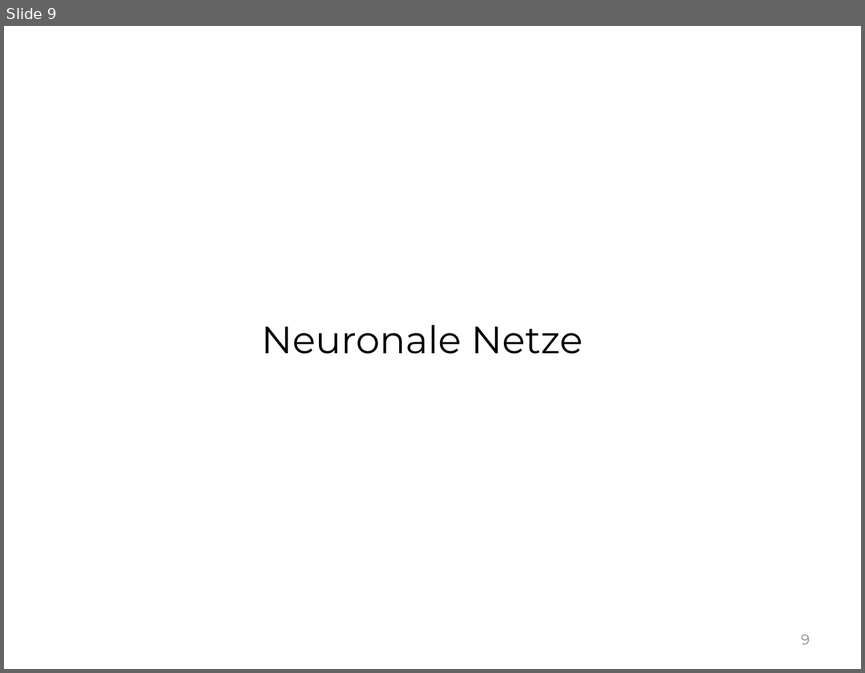
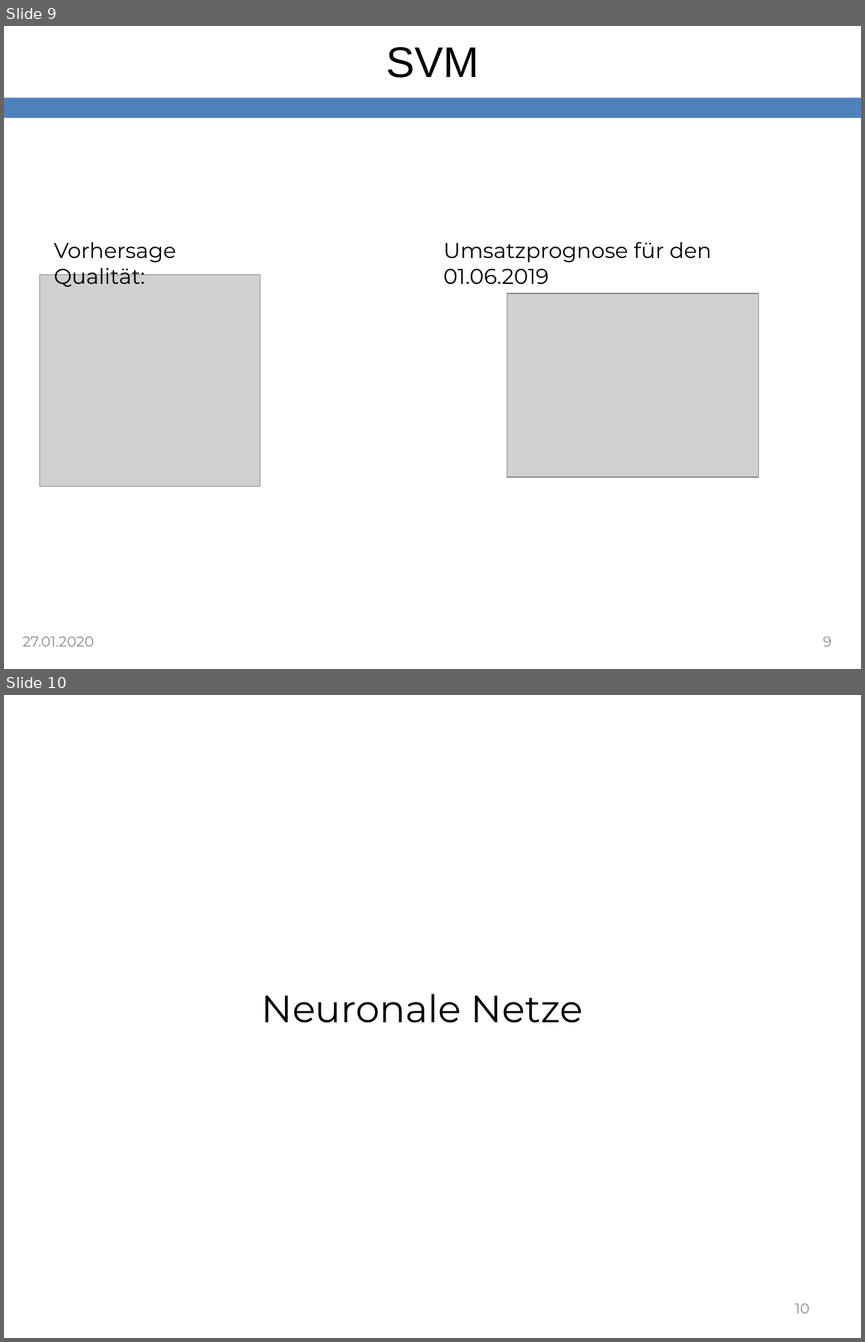
Before and after one commit to SvenjaDrewanz/Gruppe-4, a slide deck: Vortrag/Vortrag_OpenCampus_01.ppt. Shown one above the other, each under a label of ours: slide 9 before the commit, slides 9 and 10 after it. The pictures are 865x673 and 865x1342 pixels, drawn with LibreOffice and Linux fonts; fonts in the diff are those of the drawing; grey boxes stand for pictures; background and template pictures are left out. Boxes give left, top, right and bottom in pixels: in the first picture for what was removed or moved away, otherwise in the second. Text is boxed around its words. In the diff, an @@ line names an element or a change of style, - is before the commit and + after.

```diff
--- a/Vortrag/Vortrag_OpenCampus_01.ppt
+++ b/Vortrag/Vortrag_OpenCampus_01.ppt
@@ slide 9 added at (x1=4, y1=26, x2=861, y2=669), background #FFFFFF @@
@@ title added at (x1=386, y1=47, x2=479, y2=78), 36 pt, text #000000 @@
+SVM
@@ rectangle added at (x1=4, y1=98, x2=861, y2=118), fill #4F81BD @@
@@ text added at (x1=54, y1=242, x2=176, y2=287), 18 pt, text #000000 @@
+Vorhersage Qualität:
@@ text added at (x1=443, y1=242, x2=712, y2=284), 18 pt, text #000000 @@
+Umsatzprognose für den 01.06.2019
@@ picture added at (x1=39, y1=274, x2=259, y2=486) @@
@@ picture added at (x1=507, y1=293, x2=759, y2=477) @@
@@ text added at (x1=22, y1=636, x2=94, y2=646), 12 pt, text #898989 @@
+27.01.2020
@@ page number added at (x1=823, y1=636, x2=832, y2=646), 12 pt, text #898989 @@
+9
@@ what was slide 9 is now slide 10 @@
@@ page number at (x1=795, y1=1303, x2=809, y2=1313): text changed @@
-9
+10
```
Also in this commit, not shown: 1 slide changed.
